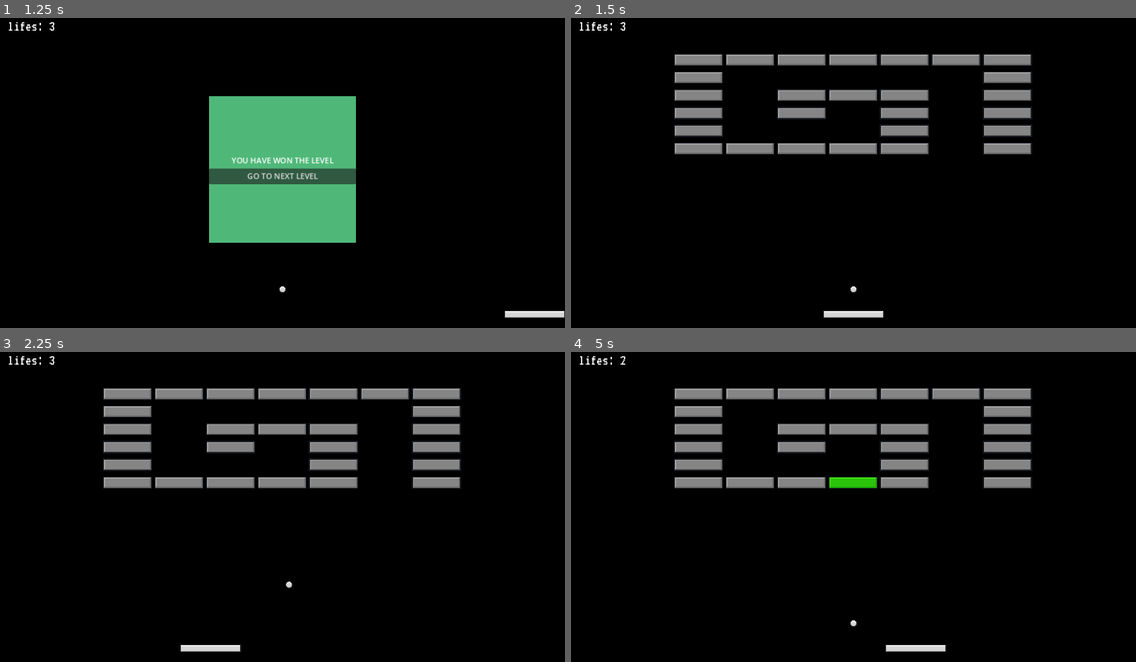
Above: before the commit, frames 1-4 (two rows, left to right).
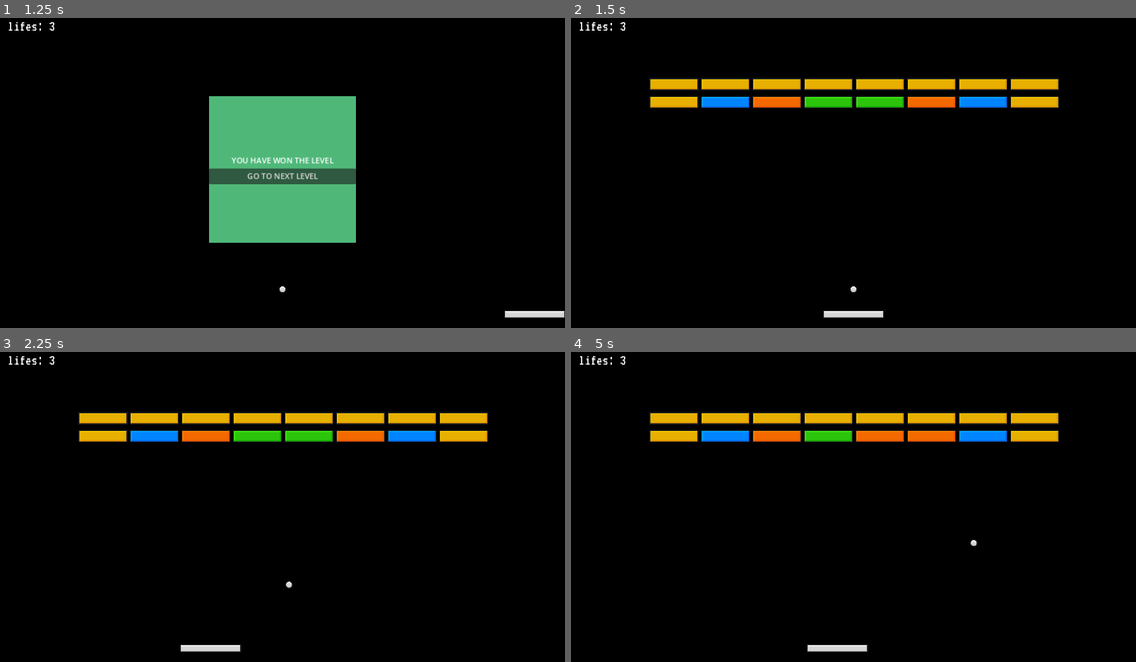
Above: after the commit, the same moments.

Repository: dazheng6/Brick-Breaker-2
Game: Godot game, scene res://Scenes/main.tscn
The game is run twice, just before and just after one commit, with the same random seed, the same clock (stepped at 60 frames per second) and the same inputs.
Inputs:
- Up to frame 1 (1.25 s): tap Enter at 0.5 s; hold D (right) from 0.53 s (still down)
- Up to frame 2 (1.5 s): release D (right) at 1.25 s; click "GO TO NEXT LEVEL" at 1.25 s
- Up to frame 3 (2.25 s): tap Space at 2 s; hold A (left) from 2.03 s (still down)
- Up to frame 4 (5 s): release A (left) at 2.78 s; hold D (right) 2.78-4.28 s; hold A (left) from 4.28 s (still down)

Frame 1 is identical in both runs. In frame 2, 13% of the frame differs, in the area x 13-87%, y 11-45%; in frame 3, 13%; in frame 4, 14%, in the area x 8-87%, y 1-97%.

Commit message:
Fixed the restart button

Diff:
--- a/Scenes/ui.tscn
+++ b/Scenes/ui.tscn
@@ -1,10 +1,10 @@
-[gd_scene load_steps=10 format=3 uid="uid://ueua8tijq8sd"]
+[gd_scene load_steps=10 format=3 uid="uid://dng70pr86q7xy"]
 
 [ext_resource type="FontFile" uid="uid://b4pqfbvte11k6" path="res://Assets/VT323-Regular.ttf" id="1_bdgkw"]
 [ext_resource type="Script" path="res://Scripts/ui.gd" id="1_sx33i"]
-[ext_resource type="AudioStream" uid="uid://bdswjlssp6b3p" path="res://Audios/GameOver.ogg" id="3_ecvn8"]
-[ext_resource type="AudioStream" uid="uid://cngcvj2pnj0hh" path="res://Audios/LevelPassed.wav" id="4_dy27x"]
-[ext_resource type="AudioStream" uid="uid://b5cuerswxt47l" path="res://Audios/darksouls.wav" id="4_pe4i0"]
+[ext_resource type="AudioStream" uid="uid://bdswjlssp6b3p" path="res://Audio/GameOver.ogg" id="3_wxoof"]
+[ext_resource type="AudioStream" uid="uid://b5cuerswxt47l" path="res://Audio/darksouls.wav" id="4_cneqc"]
+[ext_resource type="AudioStream" uid="uid://cngcvj2pnj0hh" path="res://Audio/LevelPassed.wav" id="5_kd2sx"]
 
 [sub_resource type="StyleBoxFlat" id="StyleBoxFlat_k68yp"]
 bg_color = Color(0.968627, 0.458824, 0.509804, 1)
@@ -116,15 +116,15 @@
 volume_db = -8.001
 
 [node name="GameOver" type="AudioStreamPlayer2D" parent="."]
-stream = ExtResource("3_ecvn8")
+stream = ExtResource("3_wxoof")
 volume_db = 5.306
 
 [node name="GameOVer2" type="AudioStreamPlayer2D" parent="."]
-stream = ExtResource("4_pe4i0")
+stream = ExtResource("4_cneqc")
 volume_db = 13.796
 
 [node name="LevelPassed" type="AudioStreamPlayer2D" parent="."]
-stream = ExtResource("4_dy27x")
+stream = ExtResource("5_kd2sx")
 
 [connection signal="pressed" from="GameLostContainer/Panel/VBoxContainer/GameLostButton" to="." method="_on_game_lost_button_pressed"]
 [connection signal="pressed" from="LevelWonContainer/Panel/VBoxContainer/LevelWonButton" to="." method="_on_level_won_button_pressed"]
--- a/Scripts/brick_spawner.gd
+++ b/Scripts/brick_spawner.gd
@@ -56,10 +56,12 @@
 		spawn_position_x -= 154
 
 	if level_definition == LevelDefinitions.level_1:
-		spawn_position_x -= 100
+		spawn_position_x -= 150
+		spawn_position_y = 50
 
 	if level_definition == LevelDefinitions.level_0:
 		spawn_position_y += 400
+		spawn_position_x += 0
 
 	for i in rows:
 		for j in columns:
--- a/Scripts/level_definitions.gd
+++ b/Scripts/level_definitions.gd
@@ -7,12 +7,8 @@
 ]
 
 var level_1 = [
-	[5,5,5,5,5,5,5],
-	[5,0,0,0,0,0,5],
-	[5,0,5,5,5,0,5],
-	[5,0,5,0,5,0,5],
-	[5,0,0,0,5,0,5],
-	[5,5,5,5,5,0,5]
+	[1,1,1,1,1,1,1,1],
+	[1,2,3,4,4,3,2,1]
 ]
 
 var level_2 = [
@@ -23,9 +19,12 @@
 	[1,1,1,1,1,1,1,1]
 ]
 
-
 var levels = [level_0, level_1, level_2]
 
 func get_current_level():
 	print(levels[current_level- 1])
 	return levels[current_level- 1]
+
+func restart():
+	print(levels[0])
+	return levels[0]
--- a/Scripts/ui.gd
+++ b/Scripts/ui.gd
@@ -7,7 +7,7 @@
 @onready var game_lost_container = $GameLostContainer
 
 func _ready():
-	game_lost_container.hide()
+	$GameLostContainer.hide()
 	$GameBGM.play()
 
 func set_lifes(lifes: int):
@@ -17,14 +17,19 @@
 	$GameOver.play()
 	#Dark Souls You Died SFX
 	$GameOVer2.play()
-	game_lost_container.show()
+	$GameLostContainer.show()
 	$GameBGM.stop()
+	LevelDefinitions.current_level = 1
 
 func on_level_won():
 	$LevelWonContainer.show()
 	$LevelPassed.play()
 	$GameBGM.stop()
+	LevelDefinitions.current_level += 1
 
 func _on_level_won_button_pressed():
-	LevelDefinitions.current_level = 2
 	get_tree().reload_current_scene()
+
+func _on_game_lost_button_pressed():
+	LevelDefinitions.current_level = 1
+	get_tree().change_scene_to_file("res://Scenes/main.tscn")
Not shown, added: Audio/197033__headphonesvocal__dubstep-loop-1.mp3.import
Not shown, added: Audio/200858__looppacks__dubstep8.ogg.import
Renamed: Audios/584246__smokinghotdog__game-over-fail-scratch.wav.import -> Audio/584246__smokinghotdog__game-over-fail-scratch.wav.import
Renamed: Audios/GameOver.mp3.import -> Audio/GameOver.mp3.import
Not shown, added: Audio/GameOver.ogg.import
Not shown, changed: Audio/LevelPassed.wav.import
Renamed: Audios/Untitled video - Made with Clipchamp.mp3.import -> Audio/Untitled video - Made with Clipchamp.mp3.import
Renamed: Audios/Untitled video - Made with Clipchamp.wav.import -> Audio/Untitled video - Made with Clipchamp.wav.import
Renamed: Audios/Untitled-video-Made-with-Clipchamp.ogg.import -> Audio/Untitled-video-Made-with-Clipchamp.ogg.import
Not shown, changed: Audio/darksouls.wav.import
Not shown, removed: Audios/197033__headphonesvocal__dubstep-loop-1.mp3.import
Not shown, removed: Audios/200858__looppacks__dubstep8.ogg.import
(and 7 more such lines)
